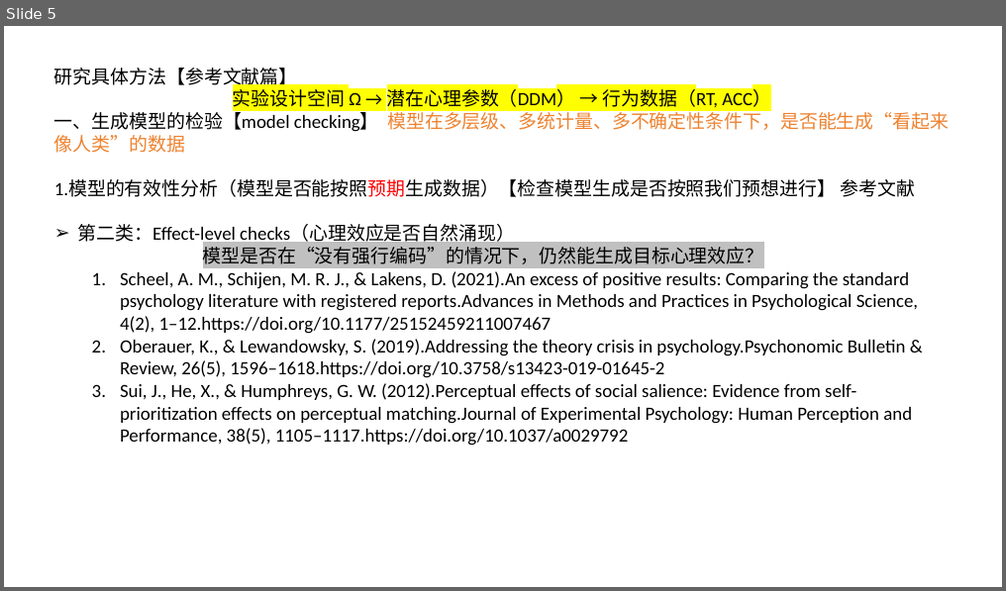
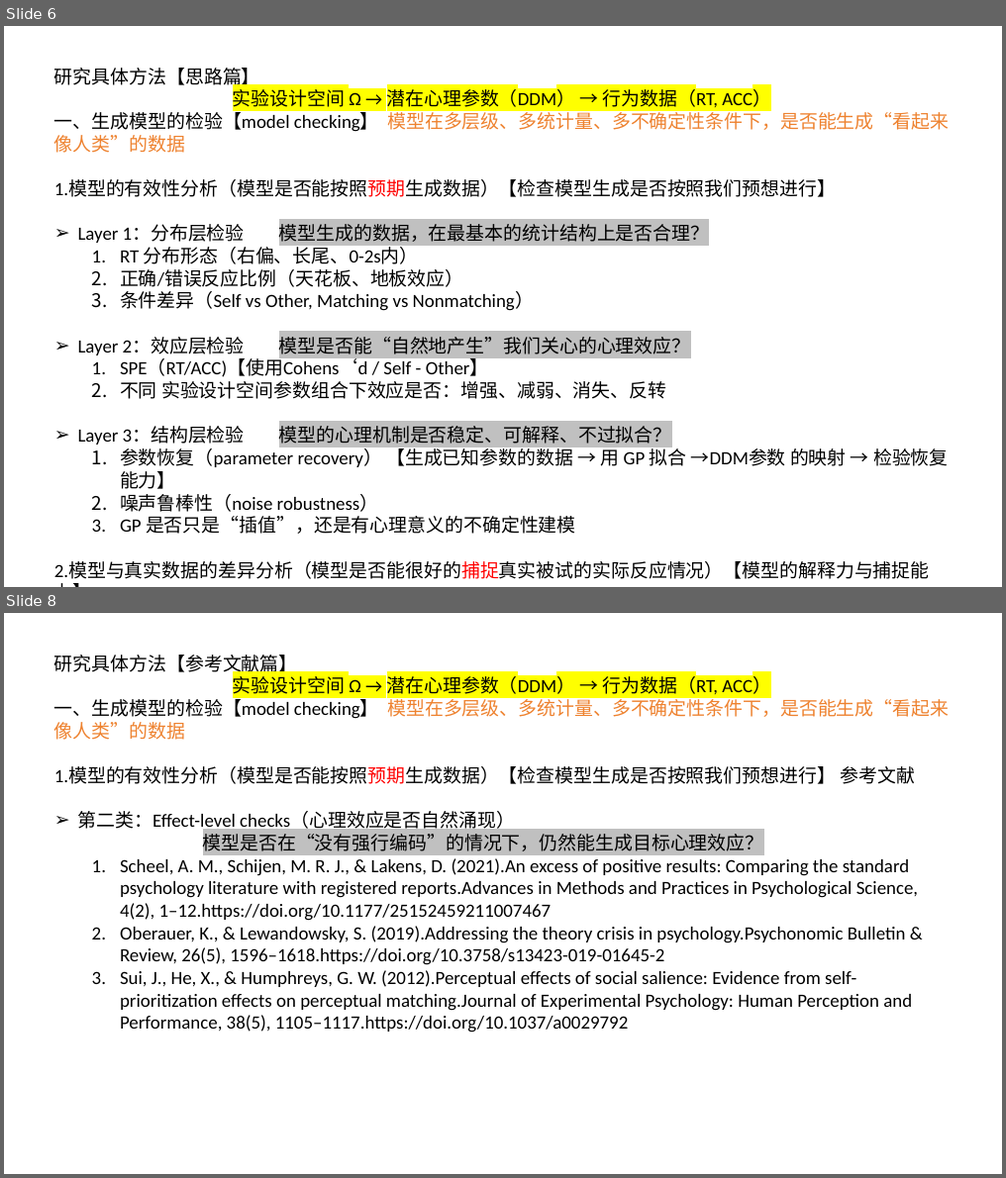
Before and after one commit to Fanzhaoli/Guassion_Process-and-Experiment_Design, a slide deck: 4_Reports/Study_Method.pptx. Shown one above the other, each under a label of ours: slide 5 before the commit, slides 6 and 8 after it; the slides between them are not shown. The pictures are 1006x591 and 1006x1178 pixels, drawn with LibreOffice and Linux fonts; fonts in the diff are those of the drawing. Boxes give left, top, right and bottom in pixels: in the first picture for what was removed or moved away, otherwise in the second. Text is boxed around its words. In the diff, an @@ line names an element or a change of style, - is before the commit and + after.

```diff
--- a/4_Reports/Study_Method.pptx
+++ b/4_Reports/Study_Method.pptx
@@ slide 6 added at [4,26,1002,587], background #FFFFFF @@
@@ text added at [54,68,948,579], 18 pt, text #000000 @@
+研究具体方法【思路篇】
+实验设计空间 Ω → 潜在心理参数（DDM） → 行为数据（RT, ACC）
+一、生成模型的检验【model checking】 模型在多层级、多统计量、多不确定性条件下，是否能生成“看起来像人类”的数据
+1.模型的有效性分析（模型是否能按照预期生成数据）【检查模型生成是否按照我们预想进行】
+➢ Layer 1：分布层检验 模型生成的数据，在最基本的统计结构上是否合理？
+  1. RT 分布形态（右偏、长尾、0-2s内）
+  2. 正确/错误反应比例（天花板、地板效应）
+  3. 条件差异（Self vs Other, Matching vs Nonmatching）
+➢ Layer 2：效应层检验 模型是否能“自然地产生”我们关心的心理效应？
+  1. SPE（RT/ACC)【使用Cohens‘d / Self - Other】
+  2. 不同 实验设计空间参数组合下效应是否：增强、减弱、消失、反转
+➢ Layer 3：结构层检验 模型的心理机制是否稳定、可解释、不过拟合？
+  1. 参数恢复（parameter recovery） 【生成已知参数的数据 → 用 GP 拟合 →DDM参数 的映射 → 检验恢复能力】
+  2. 噪声鲁棒性（noise robustness）
+  3. GP 是否只是“插值”，还是有心理意义的不确定性建模
+2.模型与真实数据的差异分析（模型是否能很好的捕捉真实被试的实际反应情况）【模型的解释力与捕捉能力】
@@ what was slide 5 is now slide 8 @@
```
Also in this commit, not shown: 4 slides changed, 2 other slides added, 9 other files.
